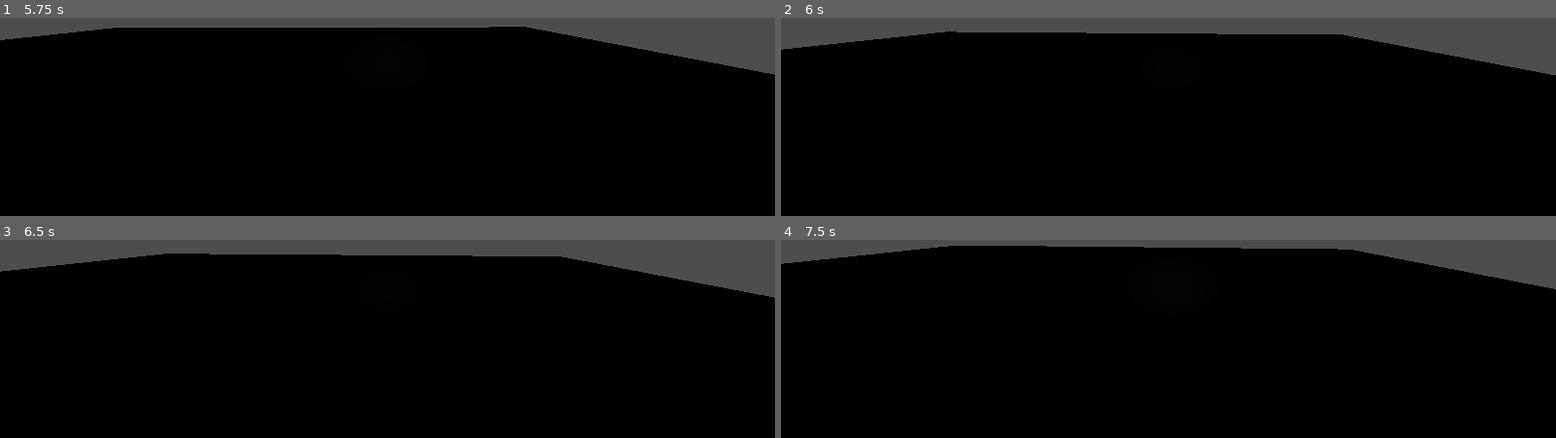
Above: before the commit, frames 1-4 (two rows, left to right).
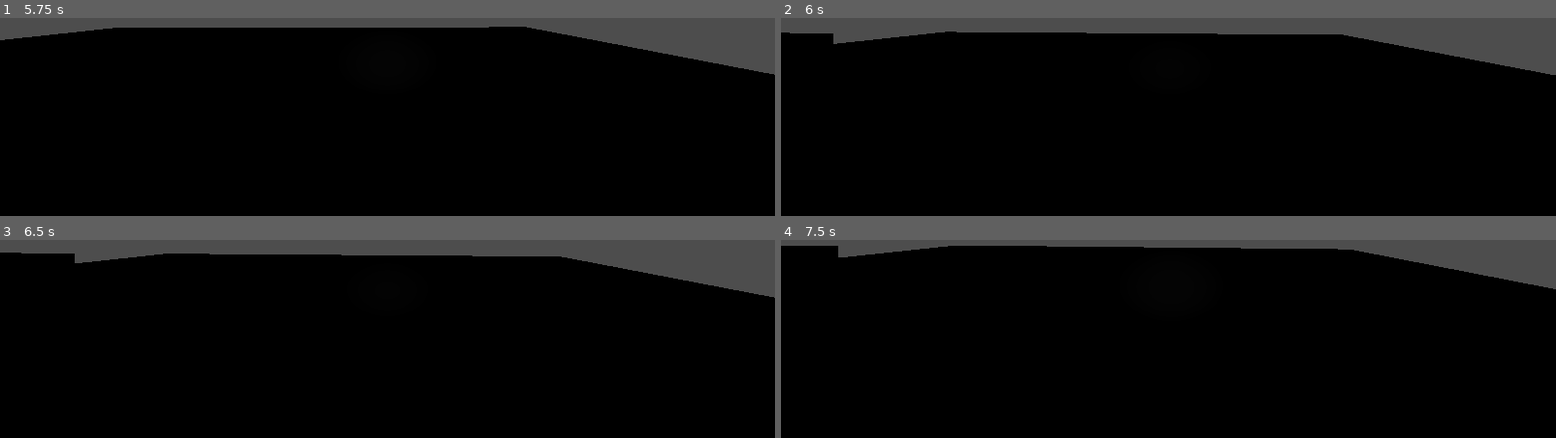
Above: after the commit, the same moments.

Repository: WesitosFsa/GameJamPlus
Game: Godot game, scene res://scenes/test.tscn
The game is run twice, just before and just after one commit, with the same random seed, the same clock (stepped at 60 frames per second) and the same inputs. The project has no main scene, so this scene is started directly.
Inputs (mouse positions are in pixels of both pictures, inside the frame that each line leads up to):
- Up to frame 1 (5.75 s): move the mouse to (outside the picture) at 0.52 s; hold D (D) 0.53-1.28 s; tap E (E) at 0.8, 1.35, 3.05, 4.35, 5.3 s; move the mouse to (outside the picture) at 1.27 s; tap S (S) at 1.55, 3.8 s; tap Enter at 2, 3.5 s; move the mouse to (outside the picture) at 2.02 s; hold S (S) 2.03-2.78 s; tap D (D) at 2.3, 4.55 s; tap Space (Space) at 2.75, 5 s; move the mouse to (outside the picture) at 2.77 s; tap A (A) at 2.85 s; move the mouse to (outside the picture) at 3.52 s; hold D (D) 3.53-4.28 s; move the mouse to (outside the picture) at 4.27 s; move the mouse to (outside the picture) at 5.02 s; hold S (S) from 5.03 s (still down)
- Up to frame 2 (6 s): move the mouse to (outside the picture) at 5.77 s; release S (S) at 5.78 s; tap Shift (Shift) at 5.85 s
- Up to frame 3 (6.5 s): tap S (S) at 6.05 s
- Up to frame 4 (7.5 s): tap Enter at 6.5 s; move the mouse to (outside the picture) at 6.52 s; hold Space (Space) 6.53-7.28 s; tap D (D) at 6.8 s; move the mouse to (outside the picture) at 7.27 s; tap W (W) at 7.35 s

Frame 1 is identical in both runs. In frame 2, 0.5% of the frame differs, in the area x 0-7%, y 7-17%; in frame 3, 0.7%, in the area x 0-10%, y 6-17%; in frame 4, 0.6%.

Commit message:
clase caetano

Diff:
--- a/scenes/test.tscn
+++ b/scenes/test.tscn
@@ -1,12 +1,20 @@
-[gd_scene load_steps=4 format=3 uid="uid://dq71ivqs05t3o"]
+[gd_scene load_steps=8 format=3 uid="uid://dq71ivqs05t3o"]
 
 [ext_resource type="PackedScene" uid="uid://wmkiysp8iv7m" path="res://scenes/player.tscn" id="1_errlg"]
+[ext_resource type="Script" uid="uid://xg3263gbw2re" path="res://scripts/box.gd" id="2_bl13t"]
 
 [sub_resource type="BoxShape3D" id="BoxShape3D_ij1v8"]
 size = Vector3(20, 0.5, 20)
 
 [sub_resource type="BoxMesh" id="BoxMesh_ij1v8"]
 size = Vector3(20, 0.5, 20)
+
+[sub_resource type="BoxShape3D" id="BoxShape3D_errlg"]
+
+[sub_resource type="StandardMaterial3D" id="StandardMaterial3D_bl13t"]
+albedo_color = Color(0.99999994, 0.10205936, 0.49233556, 1)
+
+[sub_resource type="BoxMesh" id="BoxMesh_iyx0m"]
 
 [node name="TEST" type="Node3D"]
 
@@ -27,3 +35,14 @@
 spot_range = 30.0
 spot_angle = 22.49
 spot_angle_attenuation = 9.84
+
+[node name="Box" type="StaticBody3D" parent="." groups=["interactable"]]
+transform = Transform3D(1, 0, 0, 0, 1, 0, 0, 0, 1, 0, 0.9579748, -2.8378587)
+script = ExtResource("2_bl13t")
+
+[node name="CollisionShape3D" type="CollisionShape3D" parent="Box"]
+shape = SubResource("BoxShape3D_errlg")
+
+[node name="MeshInstance3D" type="MeshInstance3D" parent="Box"]
+material_override = SubResource("StandardMaterial3D_bl13t")
+mesh = SubResource("BoxMesh_iyx0m")
--- /dev/null
+++ b/scripts/box.gd
@@ -0,0 +1,14 @@
+extends StaticBody3D
+
+
+# Called when the node enters the scene tree for the first time.
+func _ready() -> void:
+	pass # Replace with function body.
+
+
+func _physics_process(delta: float) -> void:
+	pass
+
+func mouse_interaction():
+	if Input.is_action_just_pressed("E"):
+		queue_free()
--- a/scripts/player/interaction_handler.gd
+++ b/scripts/player/interaction_handler.gd
@@ -17,7 +17,6 @@
 		var collider = interaction_ray.collider
 		if collider.is_in_group("interactable") and can_interact:
 				collider.mouse_interaction()
-				Cursor.increse_cursor()
 				if current_object != collider: leave_interaction() #In case we see at other collider
 				current_object = collider
 				already_interacted = true
Not shown, added: scripts/box.gd.uid
